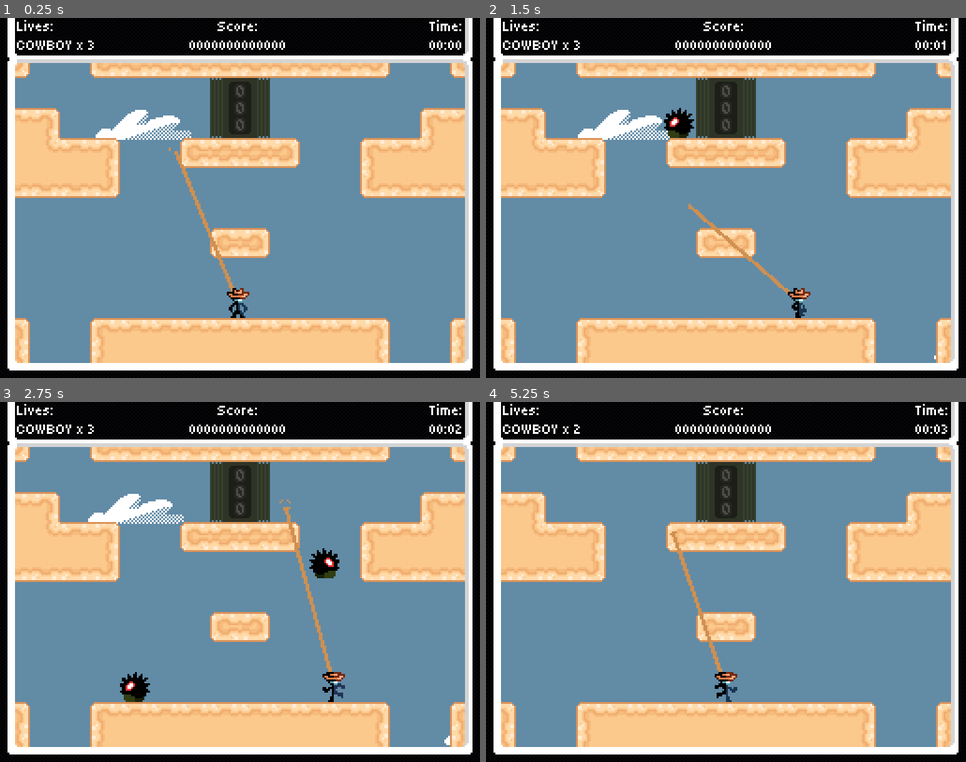
Above: before the commit, frames 1-4 (two rows, left to right).
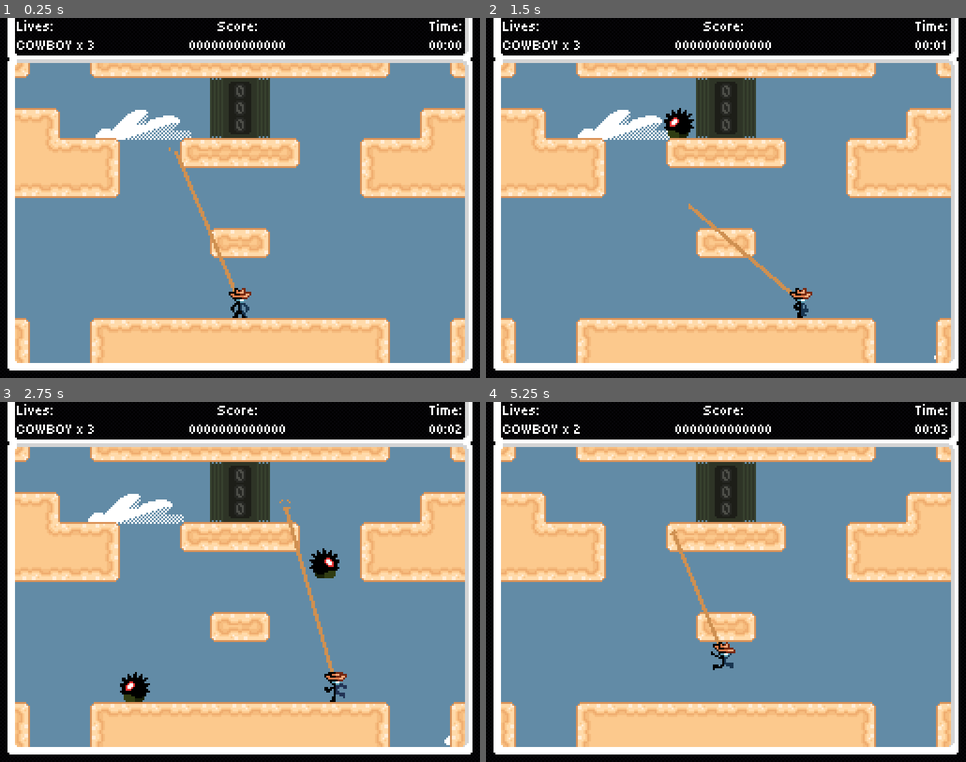
Above: after the commit, the same moments.

Repository: Jcodefox/GMTK-2025
Game: Godot game, scene res://scenes/topscenes/gameplay_topscene.tscn
The game is run twice, just before and just after one commit, with the same random seed, the same clock (stepped at 60 frames per second) and the same inputs.
Inputs (mouse positions are in pixels of both pictures, inside the frame that each line leads up to):
- Up to frame 1 (0.25 s): no input
- Up to frame 2 (1.5 s): move the mouse to (831, 180) at 0.52 s; hold D (move_right) from 0.53 s (still down); click (831, 180) at 0.6 s; tap Space (move_jump) at 0.77 s; move the mouse to (630, 216) at 1.27 s; click (630, 216) at 1.35 s
- Up to frame 3 (2.75 s): tap Space (move_jump) at 1.52 s; move the mouse to (288, 502) at 2.02 s; release D (move_right) at 2.03 s; hold A (move_left) from 2.03 s (still down); click (288, 502) at 2.1 s
- Up to frame 4 (5.25 s): move the mouse to (702, 654) at 2.77 s; release A (move_left) at 2.78 s; hold D (move_right) 2.78-4.28 s; click (702, 654) at 2.85 s; tap Space (move_jump) at 3.02, 3.77, 4.52, 5 s; move the mouse to (870, 636) at 3.52 s; click (870, 636) at 3.6 s; tap Enter at 4.25 s; move the mouse to (582, 528) at 4.27 s; hold A (move_left) 4.28-5.03 s; click (582, 528) at 4.35 s; move the mouse to (750, 582) at 5.02 s; hold D (move_right) from 5.03 s (still down); click (750, 582) at 5.1 s

The runs differ from the first frame. In frame 1, 0.3% of the frame differs, in the area x 36-53%, y 39-84%; in frame 2, 0.2%; in frame 3, 0.3%; in frame 4, 0.8%, in the area x 38-53%, y 35-84%.

Commit message:
Make it so enemy doesn't hurt until 1 second of being alive

Diff:
--- a/scenes/topscenes/gameplay_topscene.tscn
+++ b/scenes/topscenes/gameplay_topscene.tscn
@@ -14,7 +14,7 @@
 
 [node name="Player" parent="." node_paths=PackedStringArray("game_over_screen") instance=ExtResource("1_rncwu")]
 z_index = 8
-position = Vector2(127, 144)
+position = Vector2(128, 152)
 game_over_screen = NodePath("../HudCanvasLayer/GameOverScreen")
 
 [node name="BackCanvasLayer" type="CanvasLayer" parent="."]
--- a/scripts/prefabs/mothick.gd
+++ b/scripts/prefabs/mothick.gd
@@ -3,6 +3,7 @@
 var animated_sprite_ghosts: Array[Node2D] = []
 var collision_shape_ghosts: Array[Node2D] = []
 var jump_check_shape_ghosts: Array[Node2D] = []
+var time_alive: float = 0
 
 func _ready() -> void:
 	animated_sprite_ghosts = Globals.make_loop_ghosts_of($AnimatedSprite2D)
@@ -10,6 +11,7 @@
 	jump_check_shape_ghosts = Globals.make_loop_ghosts_of($JumpOverCheck/CollisionShape2D)
 
 func _physics_process(delta: float) -> void:
+	time_alive += delta
 	global_position = Globals.apply_loop_teleport(global_position)
 	for sprite in animated_sprite_ghosts:
 		sprite.animation = $AnimatedSprite2D.animation
--- a/scripts/prefabs/player_v2.gd
+++ b/scripts/prefabs/player_v2.gd
@@ -1,6 +1,9 @@
 extends CharacterBody2D
 
+
 @export var game_over_screen: Node
+
+@export var time_until_enemy_hurts: float = 1.0
 
 @export var default_gravity: float = 625
 @export var air_drag: float = 0.95
@@ -128,8 +131,8 @@
 func area_hit_body(body: Node2D) -> void:
 	if dead:
 		return
-	dead = true
-	if body.is_in_group("enemy"):
+	if body.is_in_group("enemy") and body.time_alive > time_until_enemy_hurts:
+		dead = true
 		Globals.lives -= 1
 		set_animation("death")
 
@@ -173,7 +176,7 @@
 func area_exited_area(area: Area2D) -> void:
 	if dead:
 		return
-	if (area.name == "JumpOverCheck"):
+	if (area.name == "JumpOverCheck" and area.get_parent().time_alive > time_until_enemy_hurts):
 		Globals.add_score(jump_over_combo * 10, Globals.convert_to_visible_pos(area.global_position), $"..")
 		jump_over_combo += 1
 
--- a/scripts/prefabs/spikro.gd
+++ b/scripts/prefabs/spikro.gd
@@ -8,12 +8,15 @@
 
 var intended_direction: float = 1.0
 
+var time_alive: float = 0.0
+
 func _ready() -> void:
 	animated_sprite_ghosts = Globals.make_loop_ghosts_of($AnimatedSprite2D)
 	collision_shape_ghosts = Globals.make_loop_ghosts_of($CollisionShape2D)
 	jump_check_shape_ghosts = Globals.make_loop_ghosts_of($JumpOverCheck/CollisionShape2D)
 
 func _physics_process(delta: float) -> void:
+	time_alive += delta
 	global_position = Globals.apply_loop_teleport(global_position)
 	$AnimatedSprite2D.flip_h = intended_direction > 0
 	for sprite in animated_sprite_ghosts:
